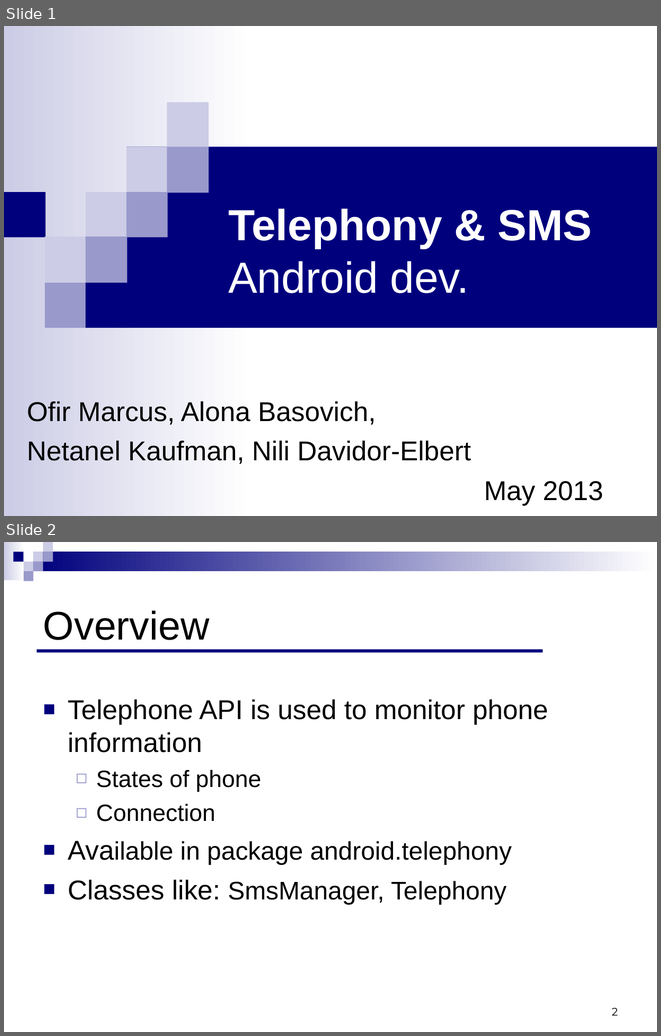
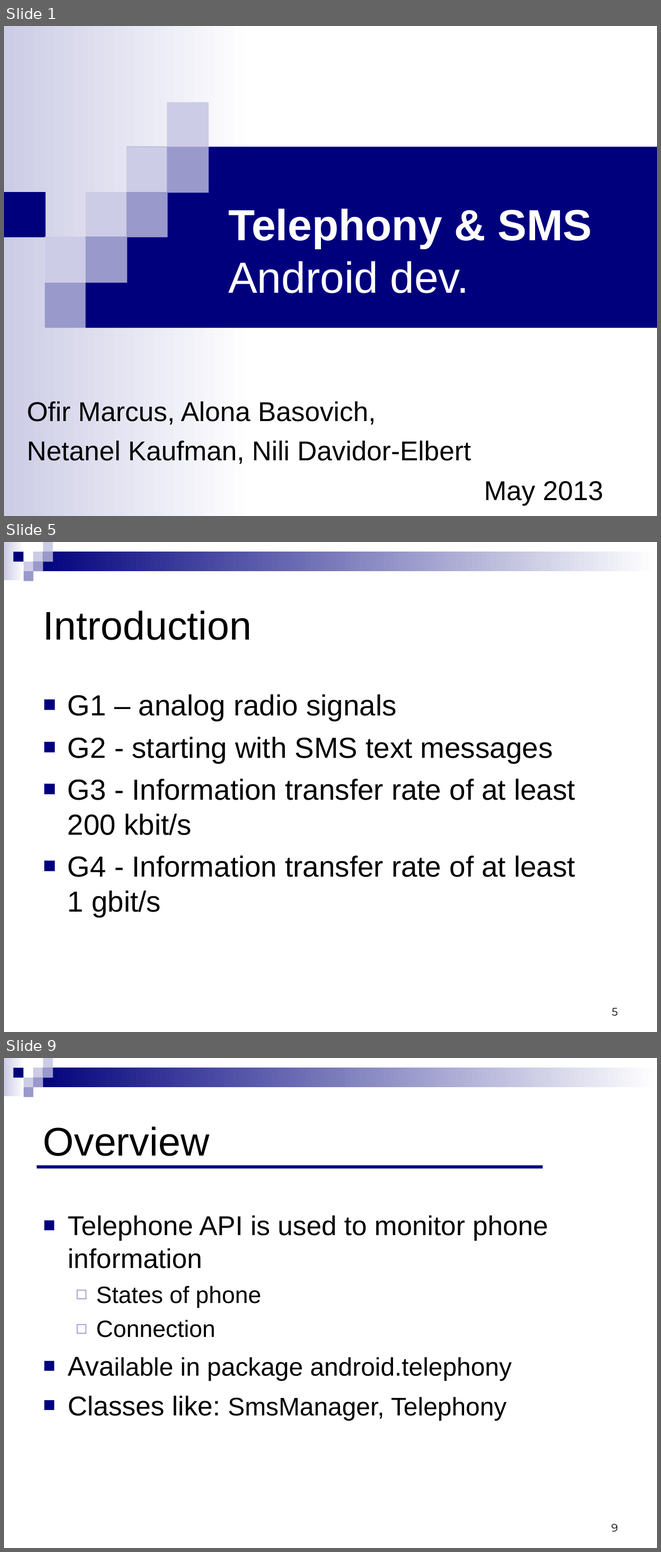
Before and after one commit to ndavidor/SmsTelephony, a slide deck: Telephony&SMS.ppt. Shown one above the other, each under a label of ours: slides 1 and 2 before the commit, slides 1, 5 and 9 after it; the slides between them are not shown. The pictures are 661x1036 and 661x1552 pixels, drawn with LibreOffice and Linux fonts; fonts in the diff are those of the drawing. Boxes give left, top, right and bottom in pixels: in the first picture for what was removed or moved away, otherwise in the second. Text is boxed around its words. In the diff, an @@ line names an element or a change of style, - is before the commit and + after.

```diff
--- a/Telephony&SMS.ppt
+++ b/Telephony&SMS.ppt
@@ slide 5 added at box(4, 542, 657, 1032), background #FFFFFF; not listed: 9 template elements that a slide beside it also shows @@
@@ title added at box(43, 610, 252, 640), 44 pt, text #000000 @@
+Introduction
@@ text added at box(68, 694, 575, 917), 32 pt, text #000000 @@
+■ G1 – analog radio signals
+■ G2 - starting with SMS text messages
+■ G3 - Information transfer rate of at least 200 kbit/s
+■ G4 - Information transfer rate of at least 1 gbit/s
@@ page number added at box(612, 1007, 618, 1015), 12 pt, text #000000 @@
+5
@@ what was slide 2 is now slide 9 @@
@@ page number at box(611, 1523, 618, 1531): text changed @@
-2
+9
```
Also in this commit, not shown: 6 other slides added.
